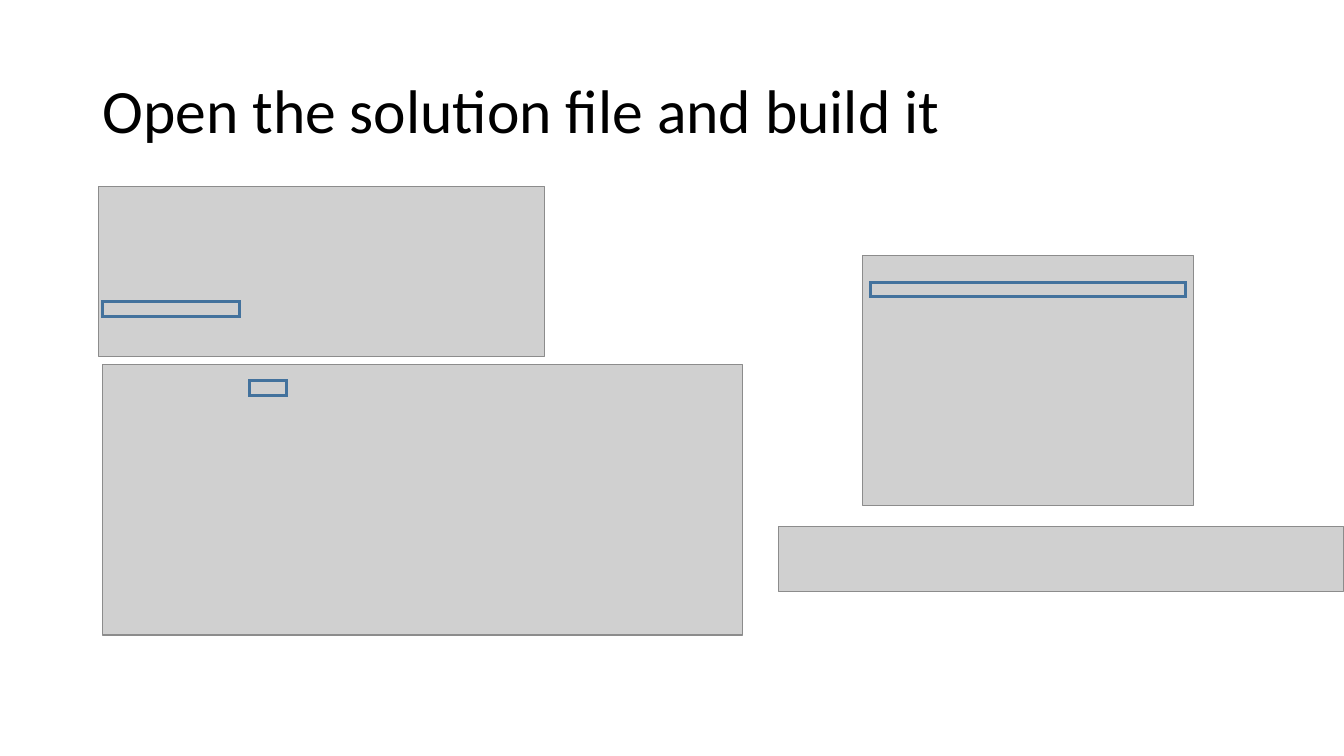
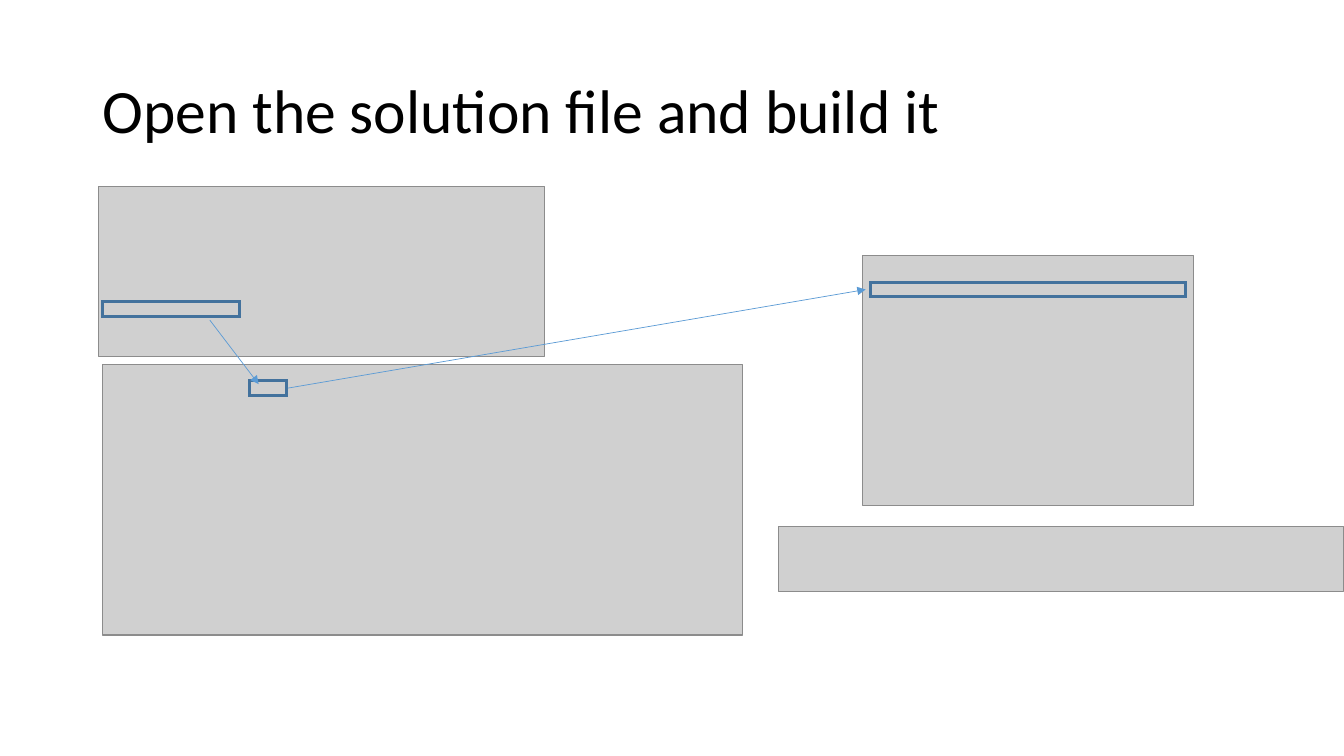
Before and after one commit to v9joshi/Moco-custom-goal, a slide deck: slide 8 of Tutorial.pptx (slide 7 before the commit). Drawn at 1344x756 pixels with LibreOffice and Linux fonts; fonts in the diff are those of the drawing; grey boxes stand for pictures. Boxes give left, top, right and bottom in pixels: in the first picture for what was removed or moved away, otherwise in the second. Text is boxed around its words. In the diff, an @@ line names an element or a change of style, - is before the commit and + after.

```diff
--- a/Tutorial.pptx
+++ b/Tutorial.pptx
@@ arrow added from (288, 388) to (866, 289), #5B9BD5 0.5 pt @@
@@ arrow added from (210, 321) to (259, 384), #5B9BD5 0.5 pt @@
```
Also in this commit, not shown: 1 other slide changed, 6 slides added, 8 other files.
